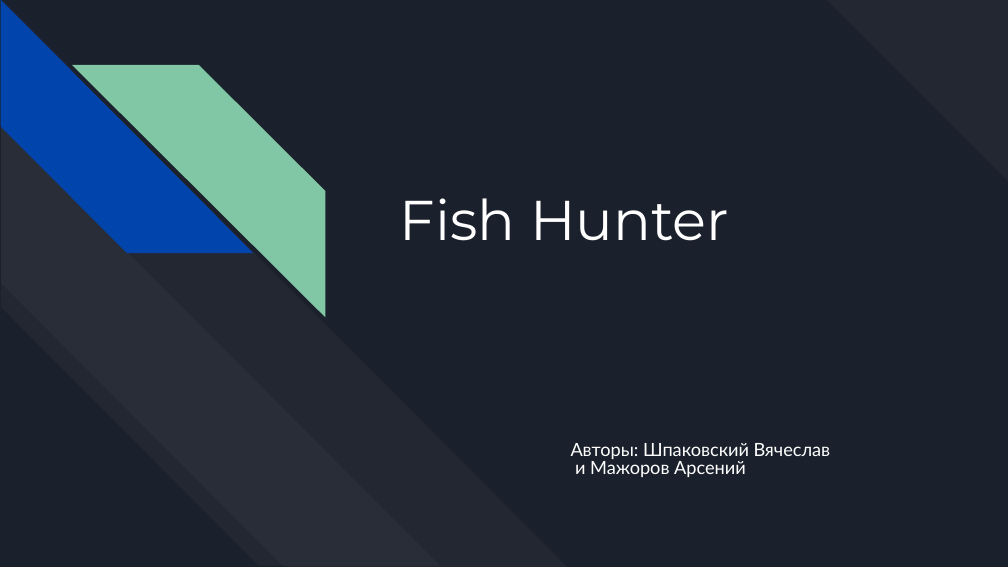
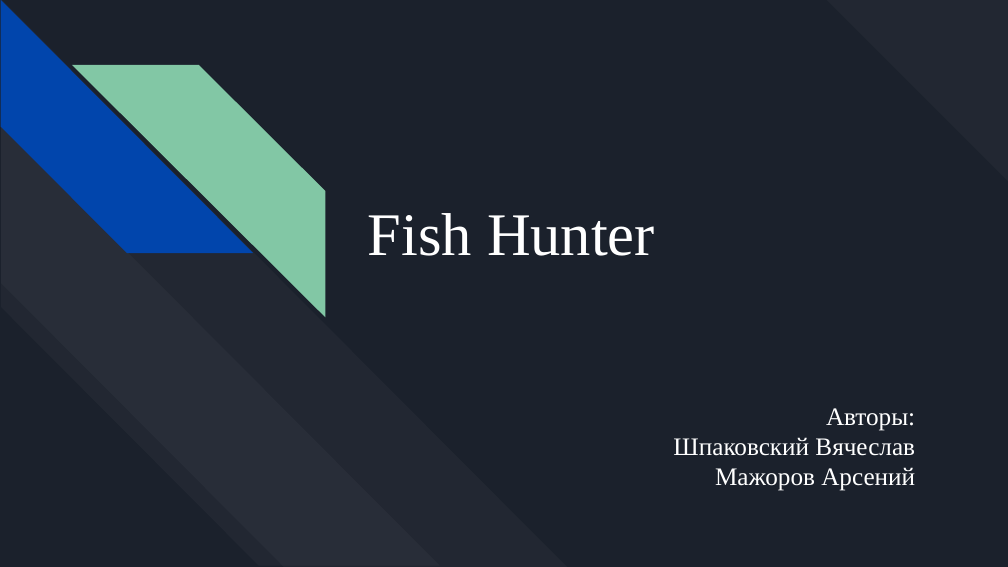
Before and after one commit to ShpakovskiVyacheslav/Arcade-project, a slide deck: slide 1 of documentation/Fish Hunter.pptx. Drawn at 1008x567 pixels with LibreOffice and Linux fonts; fonts in the diff are those of the drawing. Boxes give left, top, right and bottom in pixels: in the first picture for what was removed or moved away, otherwise in the second. Text is boxed around its words. In the diff, an @@ line names an element or a change of style, - is before the commit and + after.

```diff
--- a/documentation/Fish Hunter.pptx
+++ b/documentation/Fish Hunter.pptx
@@ title "Fish Hunter": place and size @@
-title "Fish Hunter" at box(400, 198, 729, 241)
+title "Fish Hunter" at box(368, 213, 655, 256)
@@ title "Fish Hunter" at box(368, 213, 655, 256): size 40 to 43.2 pt, font Montserrat to Times New Roman @@
@@ subtitle at box(673, 408, 915, 491): text changed; size 13 to 18 pt; font Lato to Times New Roman @@
-Авторы: Шпаковский Вячеслав
-и Мажоров Арсений
+Авторы:
+Шпаковский Вячеслав Мажоров Арсений
```
Also in this commit, not shown: 3 other slides changed, 5 slides added, 3 slides removed, 1 other file.
